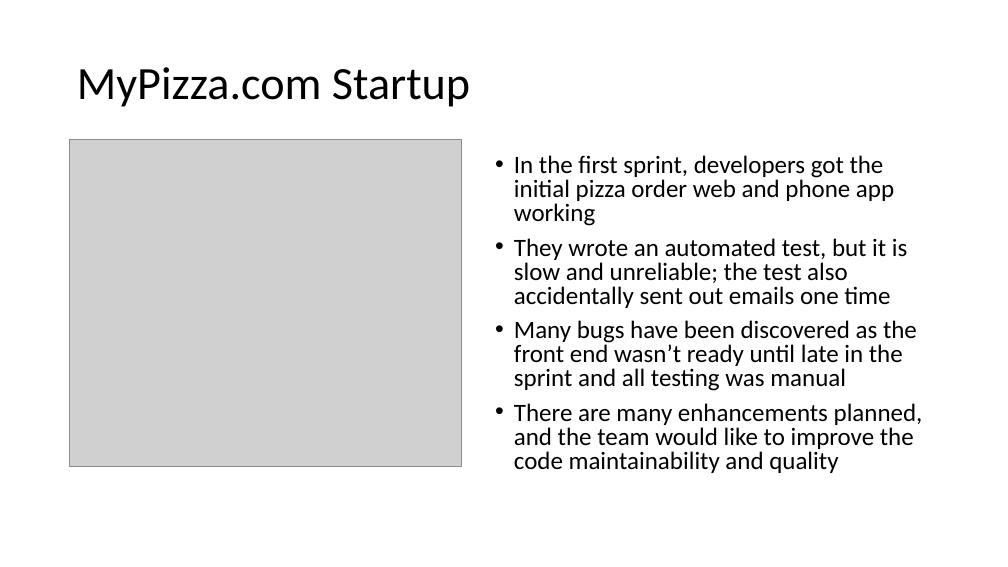
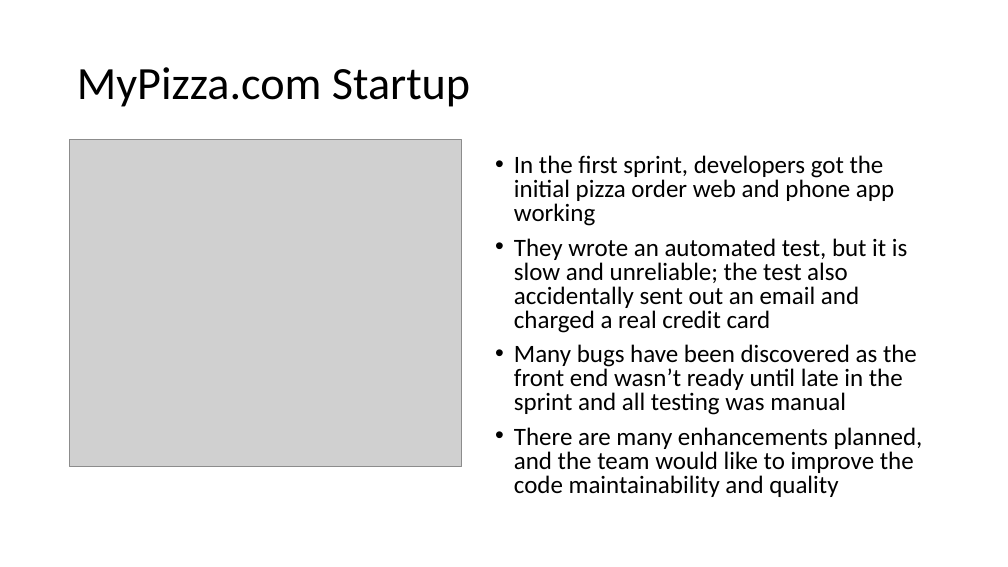
Before and after one commit to johnwpowell/mypizza, a slide deck: slide 3 of DI-Mocking-UnitTesting.pptx. Drawn at 1008x567 pixels with LibreOffice and Linux fonts; fonts in the diff are those of the drawing; grey boxes stand for pictures. Boxes give left, top, right and bottom in pixels: in the first picture for what was removed or moved away, otherwise in the second. Text is boxed around its words. In the diff, an @@ line names an element or a change of style, - is before the commit and + after.

```diff
--- a/DI-Mocking-UnitTesting.pptx
+++ b/DI-Mocking-UnitTesting.pptx
@@ text at <box>514,238,908,333</box>: text changed @@
-• They wrote an automated test, but it is slow and unreliable; the test also accidentally sent out emails one time
+• They wrote an automated test, but it is slow and unreliable; the test also accidentally sent out an email and charged a real credit card
```
Also in this commit, not shown: 6 other slides changed, 2 slides added, 8 other files.
